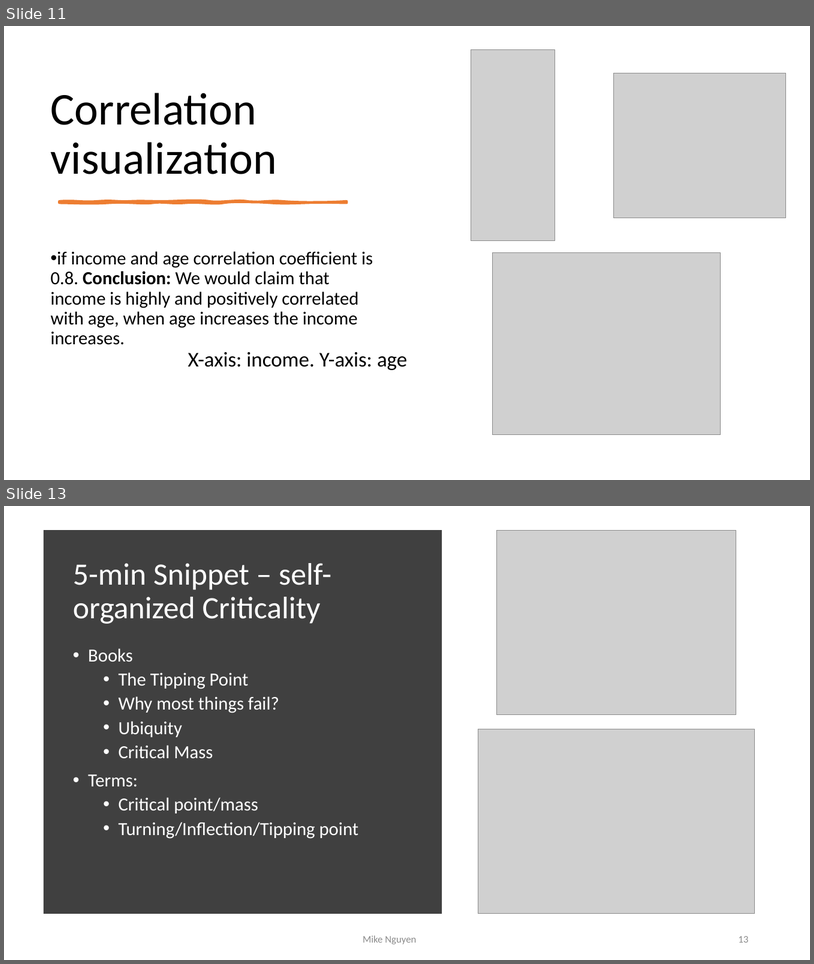
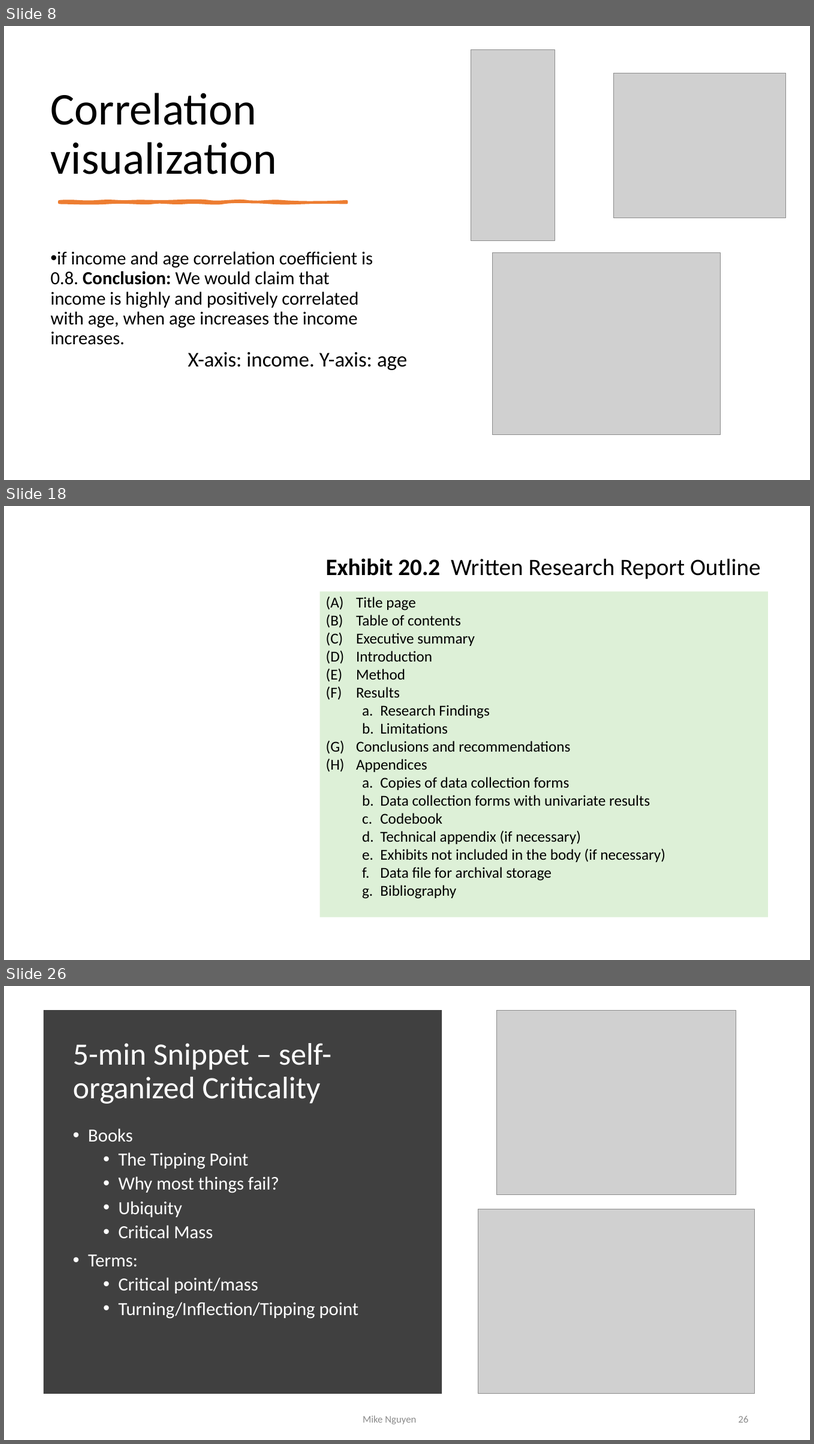
Before and after one commit to mikenguyen13/mar4050, a slide deck: lectures/11/1_Correlation.pptx. Shown one above the other, each under a label of ours: slides 11 and 13 before the commit, slides 8, 18 and 26 after it; the slides between them are not shown. The pictures are 814x964 and 814x1444 pixels, drawn with LibreOffice and Linux fonts; fonts in the diff are those of the drawing; grey boxes stand for pictures. Boxes give left, top, right and bottom in pixels: in the first picture for what was removed or moved away, otherwise in the second. Text is boxed around its words. In the diff, an @@ line names an element or a change of style, - is before the commit and + after.

```diff
--- a/lectures/11/1_Correlation.pptx
+++ b/lectures/11/1_Correlation.pptx
@@ slide 18 added at <box>4,506,810,960</box>, background #FFFFFF @@
@@ text added at <box>326,558,761,579</box>, 28 pt, text #000000 @@
+Exhibit 20.2 Written Research Report Outline
@@ rectangle added at <box>320,591,768,917</box>, fill #DDF0D7, 18 pt, text #000000 @@
+1. Title page
+2. Table of contents
+3. Executive summary
+4. Introduction
+5. Method
+6. Results
+  a. Research Findings
+  b. Limitations
+7. Conclusions and recommendations
+8. Appendices
+  a. Copies of data collection forms
+  b. Data collection forms with univariate results
+  c. Codebook
+  d. Technical appendix (if necessary)
+  e. Exhibits not included in the body (if necessary)
+  f. Data file for archival storage
+  g. Bibliography
@@ what was slide 11 is now slide 8 @@
@@ what was slide 13 is now slide 26 @@
@@ page number at <box>738,1416,749,1422</box>: text changed @@
-13
+26
```
Also in this commit, not shown: 1 slide changed, 16 other slides added, 4 slides removed, 21 other files.
